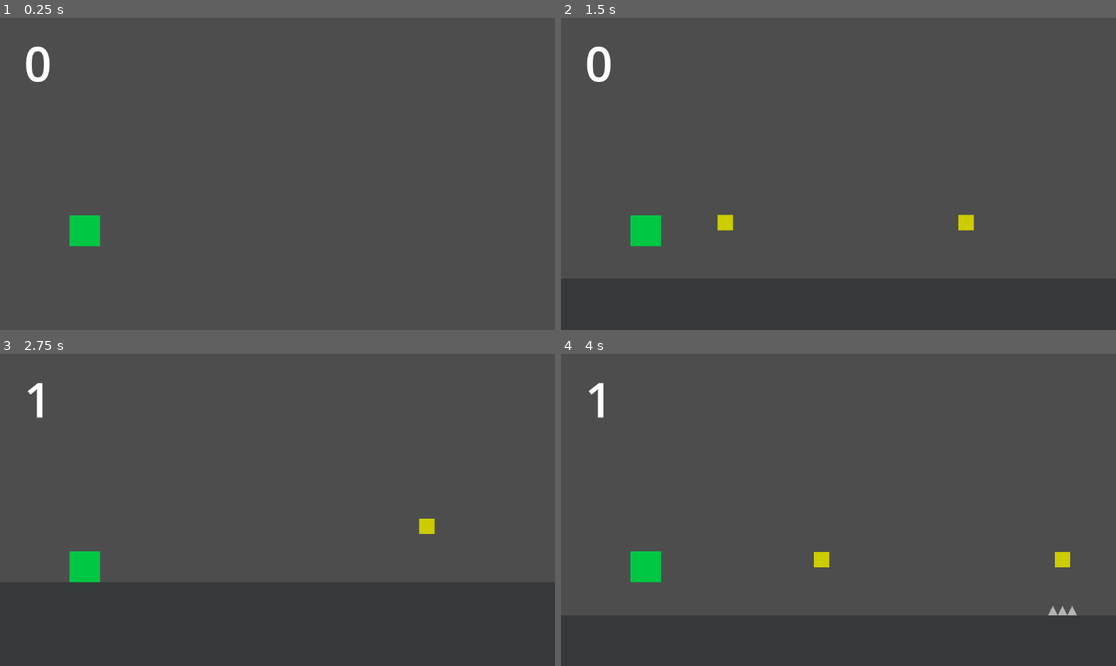
Above: before the commit, frames 1-4 (two rows, left to right).
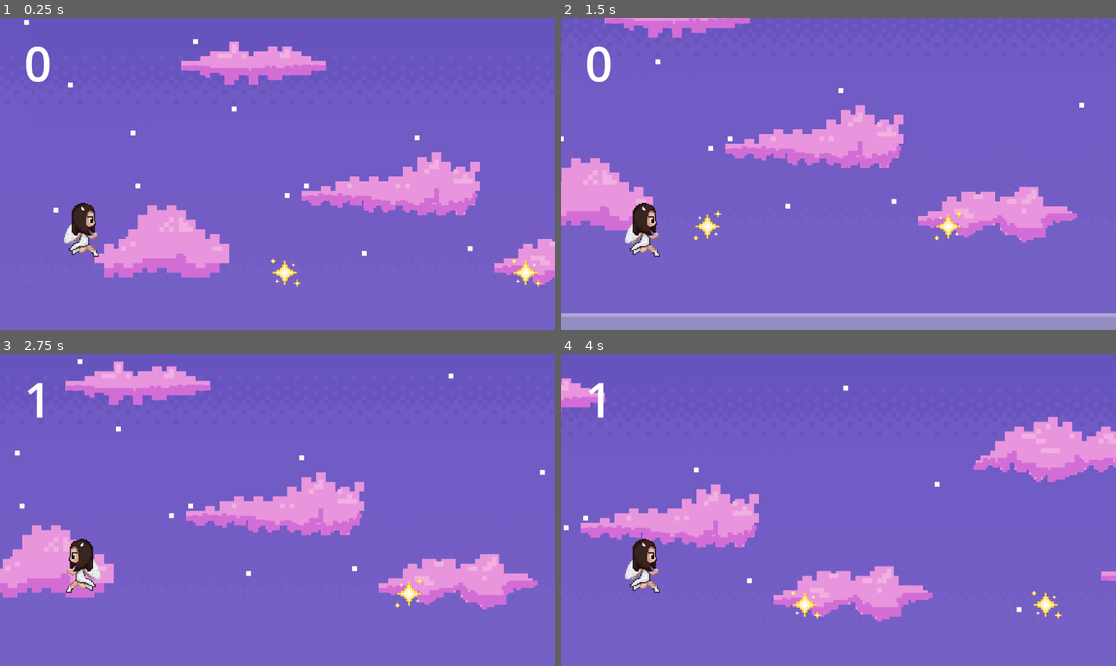
Above: after the commit, the same moments.

Repository: rosesblake/aryy2D
Game: Godot game, scene res://scenes/Level1.tscn
Two runs of this game, one before a commit and one after it. Both use one fixed random seed, a clock stepped at 60 frames per second and the inputs below.
Inputs:
- Up to frame 1 (0.25 s): no input
- Up to frame 2 (1.5 s): tap Enter (ui_accept) at 0.5, 0.6, 0.77, 1.07, 1.35 s; hold Right (ui_right) from 0.53 s (still down)
- Up to frame 3 (2.75 s): tap Enter (ui_accept) at 1.52, 1.82, 2.1 s; release Right (ui_right) at 2.03 s; hold Left (ui_left) from 2.03 s (still down)
- Up to frame 4 (4 s): release Left (ui_left) at 2.78 s; hold Right (ui_right) from 2.78 s (still down); tap Enter (ui_accept) at 2.85, 3.02, 3.32, 3.6, 3.77 s

The runs differ from the first frame. In frame 1, 100% of the frame differs, in the area x 0-100%, y 0-100%; in frame 2, 100%; in frame 3, 100%; in frame 4, 100%.

Commit message:
Added level 1 art and animations

Diff:
--- a/scenes/DeathLabel.tscn
+++ b/scenes/DeathLabel.tscn
@@ -3,7 +3,7 @@
 [node name="CanvasLayer" type="CanvasLayer"]
 
 [node name="DeathLabel" type="Label" parent="."]
-anchors_preset = -1
+anchors_preset = 8
 anchor_left = 0.5
 anchor_top = 0.5
 anchor_right = 0.5
--- a/scenes/Ground.tscn
+++ b/scenes/Ground.tscn
@@ -5,6 +5,7 @@
 [node name="Ground" type="StaticBody2D"]
 
 [node name="ColorRect" type="ColorRect" parent="."]
+visible = false
 offset_left = -6002.0
 offset_top = -400.0
 offset_right = 5973.0
--- a/scenes/Level1.tscn
+++ b/scenes/Level1.tscn
@@ -1,39 +1,55 @@
-[gd_scene load_steps=7 format=3 uid="uid://c8e5dt4kf6tv"]
+[gd_scene load_steps=11 format=3 uid="uid://c8e5dt4kf6tv"]
 
 [ext_resource type="Script" uid="uid://cjlfs7xgt24tu" path="res://scenes/score.gd" id="1_dw26h"]
 [ext_resource type="PackedScene" uid="uid://bd7x6t7wng1a4" path="res://scenes/Ground.tscn" id="2_lrl65"]
 [ext_resource type="PackedScene" uid="uid://jhh725o0ff0y" path="res://scenes/Player.tscn" id="3_76388"]
 [ext_resource type="PackedScene" uid="uid://4hbvck0o6edb" path="res://scenes/Orb.tscn" id="4_svatc"]
 [ext_resource type="PackedScene" uid="uid://djdhgltgtkjbs" path="res://scenes/Platform.tscn" id="5_lrl65"]
+[ext_resource type="PackedScene" uid="uid://d0p2eu2cwvs8p" path="res://scenes/portal_1.tscn" id="5_n34uq"]
 [ext_resource type="PackedScene" uid="uid://dx8js73ek6jqd" path="res://scenes/spikes.tscn" id="6_76388"]
+[ext_resource type="PackedScene" uid="uid://cplivs5dyfra" path="res://scenes/Wall.tscn" id="7_svatc"]
+[ext_resource type="PackedScene" uid="uid://dc0fc5w3gyw2s" path="res://scenes/background_1.tscn" id="8_ecr63"]
+[ext_resource type="PackedScene" uid="uid://b7g5n56xngqvs" path="res://scenes/spinning_spikes.tscn" id="9_kbo48"]
 
 [node name="Node2D" type="Node2D"]
 script = ExtResource("1_dw26h")
 
+[node name="Background1" parent="." instance=ExtResource("8_ecr63")]
+position = Vector2(175, -506)
+
 [node name="Ground" parent="." instance=ExtResource("2_lrl65")]
-position = Vector2(0, 950)
+position = Vector2(5000, 950)
+
+[node name="Portal1" parent="." instance=ExtResource("5_n34uq")]
+position = Vector2(5000, 480)
 
 [node name="Player" parent="." instance=ExtResource("3_76388")]
-position = Vector2(50, 100)
+position = Vector2(85, 273)
 slide_on_ceiling = false
 
 [node name="SkullOrb" parent="." instance=ExtResource("4_svatc")]
-position = Vector2(500, 450)
+position = Vector2(500, 385)
 
 [node name="SkullOrb2" parent="." instance=ExtResource("4_svatc")]
-position = Vector2(1000, 450)
+position = Vector2(1000, 385)
 
 [node name="SkullOrb3" parent="." instance=ExtResource("4_svatc")]
-position = Vector2(1500, 450)
+position = Vector2(1500, 385)
 
 [node name="SkullOrb4" parent="." instance=ExtResource("4_svatc")]
-position = Vector2(2165, 400)
+position = Vector2(2619, 279)
 
 [node name="SkullOrb5" parent="." instance=ExtResource("4_svatc")]
-position = Vector2(2554, 336)
+position = Vector2(3689, 268)
+
+[node name="SkullOrb7" parent="." instance=ExtResource("4_svatc")]
+position = Vector2(3949, 46)
+
+[node name="SkullOrb8" parent="." instance=ExtResource("4_svatc")]
+position = Vector2(4448, -77)
 
 [node name="SkullOrb6" parent="." instance=ExtResource("4_svatc")]
-position = Vector2(2912, 205)
+position = Vector2(3218, 142)
 
 [node name="CanvasLayer" type="CanvasLayer" parent="."]
 
@@ -44,25 +60,52 @@
 offset_bottom = 48.0
 theme_override_font_sizes/font_size = 100
 text = "0"
+metadata/_edit_use_anchors_ = true
 
 [node name="Platform" parent="." instance=ExtResource("5_lrl65")]
-position = Vector2(1900, 490)
+position = Vector2(1900, 470)
 
 [node name="Platform2" parent="." instance=ExtResource("5_lrl65")]
-position = Vector2(2255, 455)
+position = Vector2(2248, 377)
 
 [node name="Platform4" parent="." instance=ExtResource("5_lrl65")]
-position = Vector2(2270, 335)
+position = Vector2(3586, 360)
+
+[node name="Platform7" parent="." instance=ExtResource("5_lrl65")]
+position = Vector2(3956, 463)
+
+[node name="Platform8" parent="." instance=ExtResource("5_lrl65")]
+position = Vector2(4331, 335)
+
+[node name="Platform10" parent="." instance=ExtResource("5_lrl65")]
+position = Vector2(4531, 350)
+rotation = 1.5708
+
+[node name="Platform6" parent="." instance=ExtResource("5_lrl65")]
+position = Vector2(4012, 171)
 
 [node name="Platform5" parent="." instance=ExtResource("5_lrl65")]
-position = Vector2(2648, 286)
+position = Vector2(2807, 269)
 
 [node name="Platform3" parent="." instance=ExtResource("5_lrl65")]
-position = Vector2(2600, 400)
+position = Vector2(2597, 340)
+scale = Vector2(0.3, 1)
+
+[node name="Platform9" parent="." instance=ExtResource("5_lrl65")]
+position = Vector2(4425, 6)
 scale = Vector2(0.3, 1)
 
 [node name="SpikeFloor" parent="." instance=ExtResource("6_76388")]
-position = Vector2(3100, 530)
+position = Vector2(3250, 530)
+
+[node name="SpinningSpikes" parent="." instance=ExtResource("9_kbo48")]
+position = Vector2(4636, 84)
 
 [node name="SpikeFloor2" parent="." instance=ExtResource("6_76388")]
 position = Vector2(1470, 530)
+
+[node name="Wall" parent="." instance=ExtResource("7_svatc")]
+position = Vector2(-100, 0)
+
+[node name="Wall2" parent="." instance=ExtResource("7_svatc")]
+position = Vector2(8141, -8)
--- a/scenes/Orb.tscn
+++ b/scenes/Orb.tscn
@@ -1,21 +1,54 @@
-[gd_scene load_steps=3 format=3 uid="uid://4hbvck0o6edb"]
+[gd_scene load_steps=7 format=3 uid="uid://4hbvck0o6edb"]
 
 [ext_resource type="Script" uid="uid://bu1hen0ldiu7b" path="res://scenes/orb.gd" id="1_2pvil"]
+[ext_resource type="Texture2D" uid="uid://tagls8xrvo02" path="res://who-are-you-art/who-are-you-sparkle.png" id="2_x580g"]
+[ext_resource type="Texture2D" uid="uid://u0v0kwvnnjgk" path="res://who-are-you-art/sparkle2.png" id="3_srlfe"]
+[ext_resource type="Script" uid="uid://d3nnpvfk56tav" path="res://scenes/sparkle.gd" id="4_5oftt"]
+
+[sub_resource type="SpriteFrames" id="SpriteFrames_x580g"]
+animations = [{
+"frames": [{
+"duration": 1.0,
+"texture": ExtResource("2_x580g")
+}, {
+"duration": 1.0,
+"texture": ExtResource("3_srlfe")
+}],
+"loop": true,
+"name": &"idle",
+"speed": 2.0
+}]
 
 [sub_resource type="CircleShape2D" id="CircleShape2D_m30no"]
-radius = 8.0
+radius = 34.6923
 
 [node name="SkullOrb" type="Area2D"]
 script = ExtResource("1_2pvil")
 
+[node name="AnimatedSprite2D" type="AnimatedSprite2D" parent="."]
+position = Vector2(0, -15)
+scale = Vector2(0.065, 0.065)
+sprite_frames = SubResource("SpriteFrames_x580g")
+animation = &"idle"
+frame_progress = 0.203746
+script = ExtResource("4_5oftt")
+
+[node name="Who-are-you-sparkle" type="Sprite2D" parent="."]
+visible = false
+position = Vector2(5.68434e-14, -15)
+scale = Vector2(0.065, 0.065)
+texture = ExtResource("2_x580g")
+
 [node name="ColorRect" type="ColorRect" parent="."]
+visible = false
 offset_left = -16.0
 offset_top = -32.0
 offset_right = 16.0
 color = Color(0.800974, 0.800634, 0, 1)
 
 [node name="CollisionShape2D" type="CollisionShape2D" parent="."]
-position = Vector2(0, -8)
+position = Vector2(0, -16)
+scale = Vector2(0.75, 0.75)
 shape = SubResource("CircleShape2D_m30no")
 
 [connection signal="body_entered" from="." to="." method="_on_body_entered"]
--- a/scenes/Platform.tscn
+++ b/scenes/Platform.tscn
@@ -1,16 +1,24 @@
-[gd_scene load_steps=2 format=3 uid="uid://djdhgltgtkjbs"]
+[gd_scene load_steps=3 format=3 uid="uid://djdhgltgtkjbs"]
+
+[ext_resource type="Texture2D" uid="uid://c7ixnq3qcpq3t" path="res://who-are-you-art/who-are-you-platform.png" id="1_axdvg"]
 
 [sub_resource type="RectangleShape2D" id="RectangleShape2D_orc8j"]
-size = Vector2(39.9, 3)
+size = Vector2(39.9, 8)
 
 [node name="Platform" type="StaticBody2D"]
 
+[node name="Who-are-you-platform" type="Sprite2D" parent="."]
+position = Vector2(96, 24)
+scale = Vector2(0.25, 0.25)
+texture = ExtResource("1_axdvg")
+
 [node name="ColorRect" type="ColorRect" parent="."]
+visible = false
 offset_right = 200.0
 offset_bottom = 15.0
 color = Color(0.701759, 0.705528, 0.697325, 1)
 
 [node name="CollisionShape2D" type="CollisionShape2D" parent="."]
-position = Vector2(100.25, 7.5)
+position = Vector2(100.25, 20)
 scale = Vector2(5, 5)
 shape = SubResource("RectangleShape2D_orc8j")
--- a/scenes/Player.tscn
+++ b/scenes/Player.tscn
@@ -1,22 +1,79 @@
-[gd_scene load_steps=3 format=3 uid="uid://jhh725o0ff0y"]
+[gd_scene load_steps=11 format=3 uid="uid://jhh725o0ff0y"]
 
 [ext_resource type="Script" uid="uid://cvt7jnuxjxben" path="res://scenes/player.gd" id="1_p0vlq"]
+[ext_resource type="Texture2D" uid="uid://d3xi5faogfs2x" path="res://who-are-you-art/piskel1-still1.png" id="2_3li8b"]
+[ext_resource type="Texture2D" uid="uid://cpk2u233r086d" path="res://who-are-you-art/New Piskel (7) (1).png" id="2_v6fml"]
+[ext_resource type="Texture2D" uid="uid://doq0x28bnkvhq" path="res://who-are-you-art/piskel1-idle2.png" id="3_khinc"]
+[ext_resource type="Texture2D" uid="uid://ctptxl186di33" path="res://who-are-you-art/HORN running frame 1 - 128.png" id="4_bruh7"]
+[ext_resource type="Texture2D" uid="uid://dcxo62rwq5fdg" path="res://who-are-you-art/HORN running frame 2 - 128.png" id="5_6eyey"]
+[ext_resource type="Texture2D" uid="uid://2m5sx2xq0odg" path="res://who-are-you-art/HORN running frame 3 - 128.png" id="6_d3wef"]
+[ext_resource type="Texture2D" uid="uid://b5anxltl62tyt" path="res://who-are-you-art/HORN running frame 4 - 128.png" id="7_o4126"]
+
+[sub_resource type="SpriteFrames" id="SpriteFrames_lkdrv"]
+animations = [{
+"frames": [{
+"duration": 1.0,
+"texture": ExtResource("2_3li8b")
+}, {
+"duration": 1.0,
+"texture": ExtResource("3_khinc")
+}],
+"loop": true,
+"name": &"idle",
+"speed": 4.0
+}, {
+"frames": [{
+"duration": 1.0,
+"texture": ExtResource("4_bruh7")
+}, {
+"duration": 1.0,
+"texture": ExtResource("5_6eyey")
+}, {
+"duration": 1.0,
+"texture": ExtResource("6_d3wef")
+}, {
+"duration": 1.0,
+"texture": ExtResource("7_o4126")
+}],
+"loop": true,
+"name": &"run",
+"speed": 6.0
+}]
 
 [sub_resource type="RectangleShape2D" id="RectangleShape2D_h3rb2"]
-size = Vector2(64, 64.0234)
+size = Vector2(27.5, 57)
 
 [node name="Player" type="CharacterBody2D" groups=["player"]]
 script = ExtResource("1_p0vlq")
 
+[node name="AnimatedSprite2D" type="AnimatedSprite2D" parent="."]
+position = Vector2(-5, -32)
+sprite_frames = SubResource("SpriteFrames_lkdrv")
+animation = &"run"
+frame_progress = 0.149258
+
 [node name="ColorRect" type="ColorRect" parent="."]
+visible = false
 offset_left = -32.0
 offset_top = -64.0
 offset_right = 32.0
 color = Color(0, 0.780392, 0.262745, 1)
 metadata/_edit_use_anchors_ = true
 
+[node name="Piskel1-still1" type="Sprite2D" parent="."]
+visible = false
+position = Vector2(-5, -32)
+texture = ExtResource("2_3li8b")
+
+[node name="Sprite2D" type="Sprite2D" parent="."]
+visible = false
+position = Vector2(0, -32)
+scale = Vector2(2, 2)
+texture = ExtResource("2_v6fml")
+
 [node name="CollisionShape2D" type="CollisionShape2D" parent="."]
-position = Vector2(0, -31.9883)
+position = Vector2(0, -32)
+scale = Vector2(2, 2)
 shape = SubResource("RectangleShape2D_h3rb2")
 
 [node name="Camera2D" type="Camera2D" parent="."]
--- /dev/null
+++ b/scenes/Wall.tscn
@@ -0,0 +1,17 @@
+[gd_scene load_steps=2 format=3 uid="uid://cplivs5dyfra"]
+
+[sub_resource type="RectangleShape2D" id="RectangleShape2D_6k1vx"]
+size = Vector2(3011, 3034)
+
+[node name="Wall" type="StaticBody2D"]
+
+[node name="ColorRect" type="ColorRect" parent="."]
+visible = false
+offset_left = -3000.0
+offset_top = -1500.0
+offset_bottom = 1500.0
+color = Color(0.205117, 0.205117, 0.205117, 1)
+
+[node name="CollisionShape2D" type="CollisionShape2D" parent="."]
+position = Vector2(-1505.5, 11)
+shape = SubResource("RectangleShape2D_6k1vx")
--- /dev/null
+++ b/scenes/background_1.tscn
@@ -0,0 +1,17 @@
+[gd_scene load_steps=2 format=3 uid="uid://dc0fc5w3gyw2s"]
+
+[ext_resource type="Texture2D" uid="uid://b1rxhmcic3vm1" path="res://who-are-you-art/way-bg.png" id="1_1niro"]
+
+[node name="Background1" type="Node2D"]
+
+[node name="Way-bg3" type="Sprite2D" parent="."]
+position = Vector2(-3191, 313)
+texture = ExtResource("1_1niro")
+
+[node name="Way-bg" type="Sprite2D" parent="."]
+position = Vector2(2800, 313)
+texture = ExtResource("1_1niro")
+
+[node name="Way-bg2" type="Sprite2D" parent="."]
+position = Vector2(8790, 313)
+texture = ExtResource("1_1niro")
--- a/scenes/player.gd
+++ b/scenes/player.gd
@@ -1,49 +1,68 @@
 extends CharacterBody2D
 
-const DeathLabelScene = preload("res://scenes/DeathLabel.tscn")  # <- update if your path is different
+const DeathLabelScene = preload("res://scenes/DeathLabel.tscn")
 
 const SPEED = 300.0
-const JUMP_VELOCITY = -400.0
+const JUMP_VELOCITY = -500.0
 const GRAVITY = 1200.0
 
+@onready var sprite = $AnimatedSprite2D
+
 var is_dead = false
+var jump_count = 0
+var max_jumps = 2
 
 func kill():
 	if is_dead:
 		return
 
 	is_dead = true
-	velocity = Vector2(100, -300)  # small jump to the right and upward
+	sprite.stop()  # ❄️ Freeze on death
+	velocity = Vector2(100, -300)
 
 	var label_instance = DeathLabelScene.instantiate()
 	get_tree().current_scene.add_child(label_instance)
 
-	get_tree().create_timer(2.0).timeout.connect(_on_death_timeout)
-
+	get_tree().create_timer(1.0).timeout.connect(_on_death_timeout)
 
 func _on_death_timeout():
 	get_tree().reload_current_scene()
 
 func _physics_process(delta: float) -> void:
 	if is_dead:
-		# let the death animation play with gravity
 		velocity.y += GRAVITY * delta
 		move_and_slide()
 		return
 
-	var v = velocity
+	var was_on_floor = is_on_floor()
 
-	if not is_on_floor():
-		v.y += GRAVITY * delta
+	# Apply gravity
+	if not was_on_floor:
+		velocity.y += GRAVITY * delta
+	else:
+		jump_count = 0
 
-	if Input.is_action_just_pressed("ui_accept") and is_on_floor():
-		v.y = JUMP_VELOCITY
+	# Jumping
+	if Input.is_action_just_pressed("ui_accept") and jump_count < max_jumps:
+		velocity.y = JUMP_VELOCITY
+		jump_count += 1
 
+	# Horizontal movement
 	var direction = Input.get_axis("ui_left", "ui_right")
 	if direction:
-		v.x = direction * SPEED
+		velocity.x = direction * SPEED
+		sprite.flip_h = direction < 0
 	else:
-		v.x = move_toward(v.x, 0, SPEED)
+		velocity.x = move_toward(velocity.x, 0, SPEED)
 
-	velocity = v
 	move_and_slide()
+
+	# 🎞️ Animation control
+	if not is_on_floor() or is_dead:
+		sprite.stop()  # ❄️ Freeze animation while in air or dead
+	elif direction != 0:
+		if sprite.animation != "run" or !sprite.is_playing():
+			sprite.play("run")
+	else:
+		if sprite.animation != "idle":
+			sprite.play("idle")
--- /dev/null
+++ b/scenes/portal1.gd
@@ -0,0 +1,4 @@
+extends AnimatedSprite2D
+
+func _ready():
+	play("idle")
--- /dev/null
+++ b/scenes/portal_1.tscn
@@ -0,0 +1,38 @@
+[gd_scene load_steps=7 format=3 uid="uid://d0p2eu2cwvs8p"]
+
+[ext_resource type="Texture2D" uid="uid://cg1s5k2ddrphv" path="res://who-are-you-art/portal-frame-1.png" id="1_533wm"]
+[ext_resource type="Texture2D" uid="uid://c8ksxt8uyykgh" path="res://who-are-you-art/portal-frame-2.png" id="2_opeva"]
+[ext_resource type="Texture2D" uid="uid://cds8m6g1u665o" path="res://who-are-you-art/portal-frame-3.png" id="3_ylr6x"]
+[ext_resource type="Texture2D" uid="uid://dmtaru6ccwmi1" path="res://who-are-you-art/portal-frame-4.png" id="4_fhnrc"]
+[ext_resource type="Script" uid="uid://bagp17k4nwa8o" path="res://scenes/portal1.gd" id="5_ylr6x"]
+
+[sub_resource type="SpriteFrames" id="SpriteFrames_mm8qr"]
+animations = [{
+"frames": [{
+"duration": 1.0,
+"texture": ExtResource("1_533wm")
+}, {
+"duration": 1.0,
+"texture": ExtResource("2_opeva")
+}, {
+"duration": 1.0,
+"texture": ExtResource("3_ylr6x")
+}, {
+"duration": 1.0,
+"texture": ExtResource("4_fhnrc")
+}],
+"loop": true,
+"name": &"idle",
+"speed": 5.0
+}]
+
+[node name="Portal1" type="Node2D"]
+
+[node name="AnimatedSprite2D" type="AnimatedSprite2D" parent="."]
+sprite_frames = SubResource("SpriteFrames_mm8qr")
+animation = &"idle"
+script = ExtResource("5_ylr6x")
+
+[node name="Portal-frame-1" type="Sprite2D" parent="."]
+visible = false
+texture = ExtResource("1_533wm")
--- /dev/null
+++ b/scenes/sparkle.gd
@@ -0,0 +1,4 @@
+extends AnimatedSprite2D
+
+func _ready():
+	play("idle")
--- a/scenes/spikes.tscn
+++ b/scenes/spikes.tscn
@@ -1,22 +1,31 @@
-[gd_scene load_steps=3 format=3 uid="uid://dx8js73ek6jqd"]
+[gd_scene load_steps=4 format=3 uid="uid://dx8js73ek6jqd"]
 
 [ext_resource type="Script" uid="uid://bslyfbauonpga" path="res://scenes/spikes.gd" id="1_5pg7g"]
+[ext_resource type="Texture2D" uid="uid://cxw00vw07hs4u" path="res://who-are-you-art/spikes.png" id="1_xbcdo"]
 
 [sub_resource type="RectangleShape2D" id="RectangleShape2D_0uisl"]
-size = Vector2(58, 12)
+size = Vector2(71, 18)
 
 [node name="SpikeFloor" type="Node2D"]
 
+[node name="Spikes" type="Sprite2D" parent="."]
+position = Vector2(30, 1)
+scale = Vector2(1.2, 1.2)
+texture = ExtResource("1_xbcdo")
+
 [node name="Spike1" type="Polygon2D" parent="."]
+visible = false
 color = Color(0.705887, 0.705887, 0.705887, 1)
 polygon = PackedVector2Array(0, 20, 10, 0, 20, 20)
 
 [node name="Spike2" type="Polygon2D" parent="."]
+visible = false
 position = Vector2(20, 0)
 color = Color(0.705887, 0.705887, 0.705887, 1)
 polygon = PackedVector2Array(0, 20, 10, 0, 20, 20)
 
 [node name="Spike3" type="Polygon2D" parent="."]
+visible = false
 position = Vector2(40, 0)
 color = Color(0.705887, 0.705887, 0.705887, 1)
 polygon = PackedVector2Array(0, 20, 10, 0, 20, 20)
@@ -26,5 +35,5 @@
 script = ExtResource("1_5pg7g")
 
 [node name="CollisionShape2D" type="CollisionShape2D" parent="Area2D"]
-position = Vector2(0, 4)
+position = Vector2(-1.5, 1)
 shape = SubResource("RectangleShape2D_0uisl")
--- /dev/null
+++ b/scenes/spinning_spikes.tscn
@@ -0,0 +1,24 @@
+[gd_scene load_steps=3 format=3 uid="uid://b7g5n56xngqvs"]
+
+[ext_resource type="Script" uid="uid://dnvx26w7kcbhl" path="res://spinning_spikes.gd" id="1_4mfbq"]
+[ext_resource type="PackedScene" uid="uid://dx8js73ek6jqd" path="res://scenes/spikes.tscn" id="2_w8pe5"]
+
+[node name="SpinningSpikes" type="Node2D"]
+position = Vector2(-28, -54)
+script = ExtResource("1_4mfbq")
+
+[node name="Rotator" type="Node2D" parent="."]
+
+[node name="SpikeFloor" parent="Rotator" instance=ExtResource("2_w8pe5")]
+
+[node name="SpikeFloor2" parent="Rotator" instance=ExtResource("2_w8pe5")]
+position = Vector2(57, 110)
+rotation = -3.14159
+
+[node name="SpikeFloor3" parent="Rotator" instance=ExtResource("2_w8pe5")]
+position = Vector2(-27, 84)
+rotation = -1.5708
+
+[node name="SpikeFloor4" parent="Rotator" instance=ExtResource("2_w8pe5")]
+position = Vector2(84, 26)
+rotation = 1.5708
--- /dev/null
+++ b/spinning_spikes.gd
@@ -0,0 +1,8 @@
+extends Node2D
+
+@onready var rotator = $Rotator
+
+const SPIN_SPEED = 2.0
+
+func _process(delta):
+	rotator.rotation += SPIN_SPEED * delta
Binary file added: New Piskel.gif
Binary file added: Screenshot 2025-05-17 at 10.06.26 PM.png
Not shown, added: scenes/portal1.gd.uid
Not shown, added: scenes/sparkle.gd.uid
Not shown, added: spinning_spikes.gd.uid
Binary file added: who-are-you-art/HORN running frame 1 - 128.png
Binary file added: who-are-you-art/HORN running frame 2 - 128.png
Binary file added: who-are-you-art/HORN running frame 3 - 128.png
Binary file added: who-are-you-art/HORN running frame 4 - 128.png
Binary file added: who-are-you-art/New Piskel (7) (1).png
Binary file added: who-are-you-art/piskel1-idle2.png
Binary file added: who-are-you-art/piskel1-still1.png
(and 9 more such lines)
